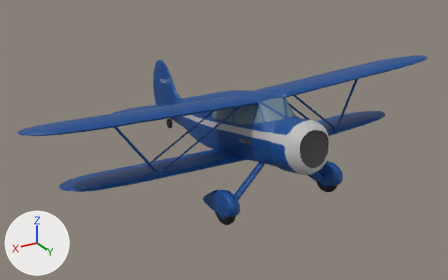
One commit to the glTF model images/Waco-S.glb: the scene before it, then after it.
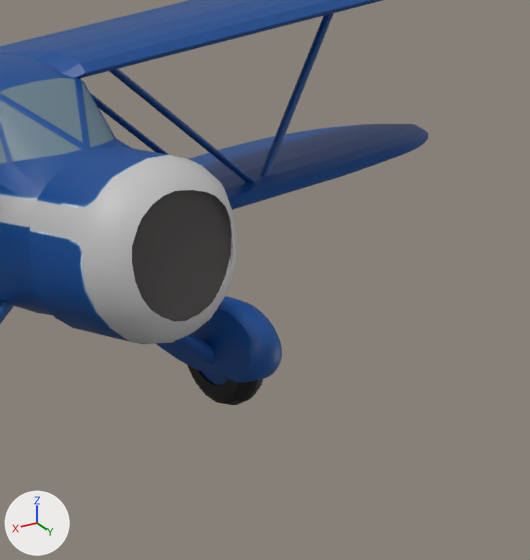
There are two pictures of each version: one whole from a camera (50 mm lens) standing at (8.15, 9.76, 7.66) and looking at (0.08, -3.68, 0.94), one close up on the part from 58% to 93% of the width and 27% to 85% of the height. The axes (+X, +Y, +Z) are drawn at lower left. The lights are the same throughout. The last two pictures show the newer version. Where no turn or scale is listed for an object, it has been applied to the vertices. Vertices at exactly the same position are counted once.

Objects in the first close-up: 'FaringL', 'MainGear', 'WacoMainWing', 'WacoSFuselage'.
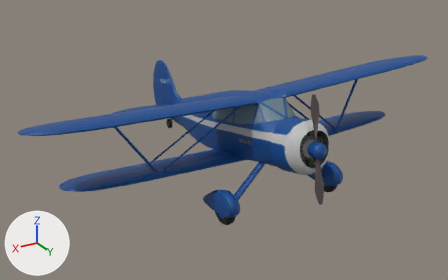
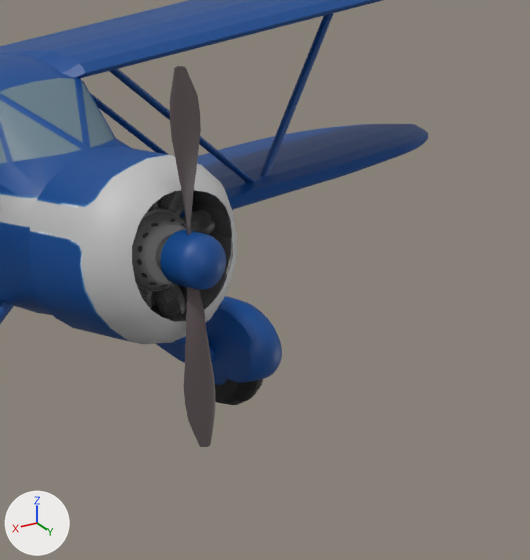
The change, as a list of edits to the scene's bpy script:
```text
Add img_engine9cyl_paint:
    img_engine9cyl_paint = load_image('engine9cyl_paint', '_unpacked/engine9cyl_paint', 1024, 1024, 'sRGB')
Add mat_waco_001:
    mat_waco_001 = principled_material('Waco.001')
    mat_waco_001.texture = img_wacovks_paint
Add mat_default:
    mat_default = principled_material('Default')
    mat_default.texture = img_engine9cyl_paint
Change me_beech_model_17:
    used by ob_wacosfuselage; location = (0.0, 0.0, 2.101)
    remove me_beech_model_17.from_pydata(...)  # 867 vertices, 1690 faces; spans x -0.66..0.66, y -7.86..0.14, z -1.7..0.67
    add me_beech_model_17.from_pydata(...)  # 866 vertices, 1666 faces; spans x -0.66..0.66, y -7.86..0.14, z -1.7..0.67
    me_beech_model_17 part 1
    1 vertex is removed from x 0.0, y -0.01, z 0.01
    24 faces are deleted
Add me_beech_model_17_001:
    me_beech_model_17_001.from_pydata(...)  # 1672 vertices, 3248 faces; spans x -0.53..0.51, y -0.54..0.54, z -1.48..0.97
    # faces by material slot: [1026, 2222]
    me_beech_model_17_001.materials.append(mat_waco_001)  # picture img_wacovks_paint
    me_beech_model_17_001.materials.append(mat_default)  # picture img_engine9cyl_paint
Add ob_wacosfuselage_001:
    ob_wacosfuselage_001 = bpy.data.objects.new('WacoSFuselage.001', me_beech_model_17_001)
    ob_wacosfuselage_001.location = (0.0, -0.137, 2.323)
```

What differs and where, as boxes [x1, y1, x2, y2] in the close-ups (530 x 560 px):
'WacoSFuselage.001', added
    after: [132, 66, 232, 447]
    faces in mat_waco_001 (picture img_wacovks_paint): [160, 66, 226, 447]
    faces in mat_default (picture img_engine9cyl_paint): [132, 190, 232, 322]
part 1 of me_beech_model_17, deleted
    before: [132, 190, 232, 322]
